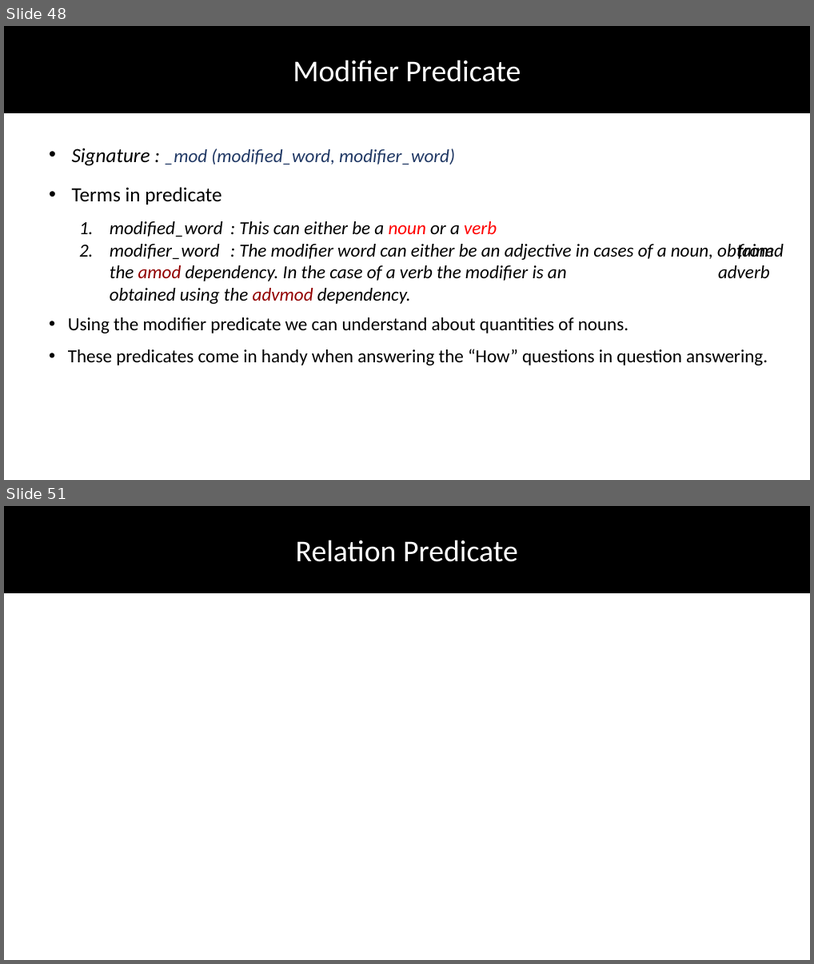
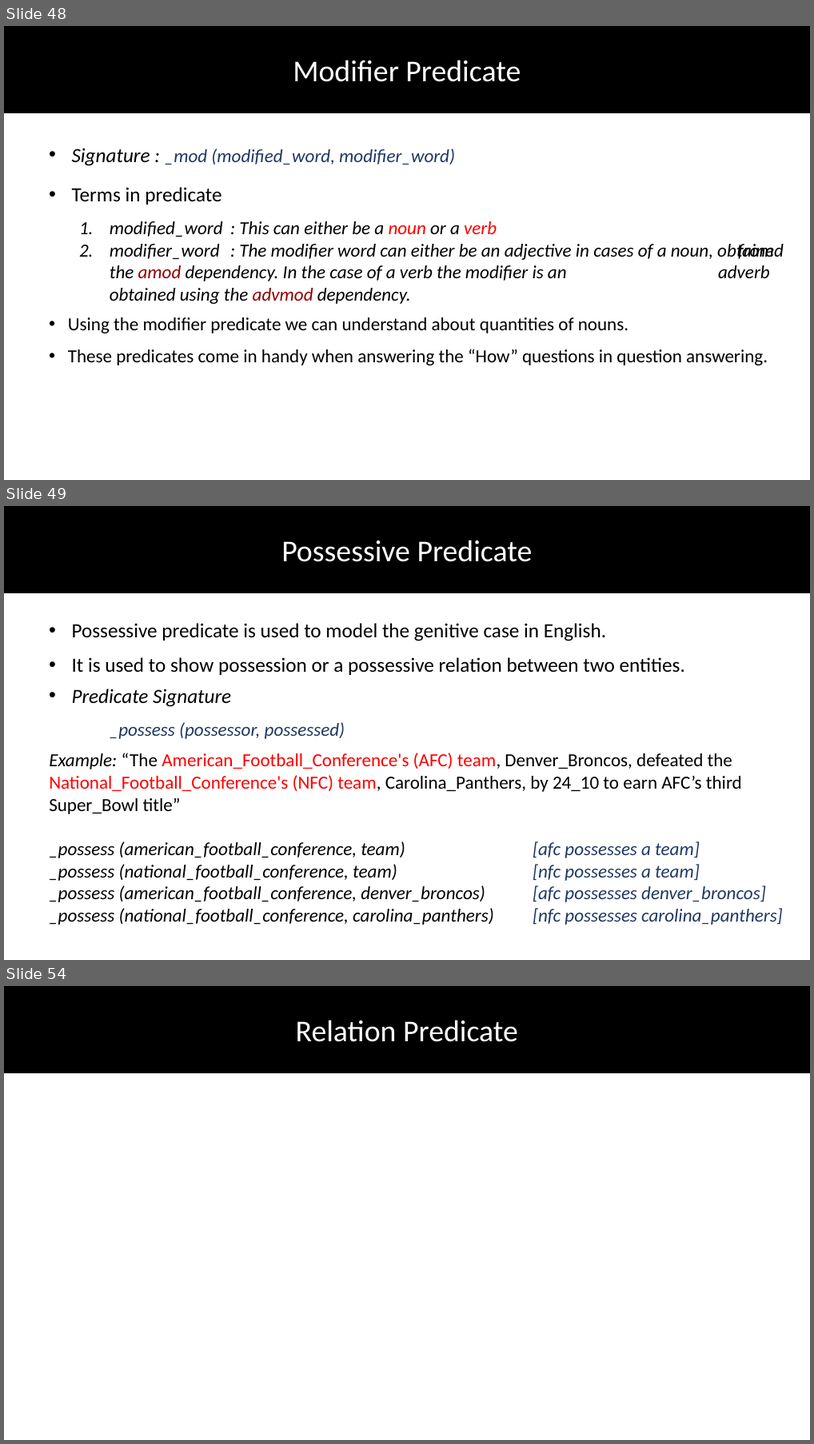
Before and after one commit to DhruvaPendharkar/thesis-project, a slide deck: Notes/ThesisPresentation.pptx. Shown one above the other, each under a label of ours: slides 48 and 51 before the commit, slides 48, 49 and 54 after it; the slides between them are not shown. The pictures are 814x964 and 814x1444 pixels, drawn with LibreOffice and Linux fonts; fonts in the diff are those of the drawing. Boxes give left, top, right and bottom in pixels: in the first picture for what was removed or moved away, otherwise in the second. Text is boxed around its words. In the diff, an @@ line names an element or a change of style, - is before the commit and + after.

```diff
--- a/Notes/ThesisPresentation.pptx
+++ b/Notes/ThesisPresentation.pptx
@@ slide 49 added at bbox=[4, 506, 810, 960], background #FFFFFF @@
@@ rectangle added at bbox=[4, 506, 810, 592], fill #000000, outline #000000 1 pt @@
@@ text added at bbox=[282, 540, 533, 562], 36 pt, text #FFFFFF @@
+Possessive Predicate
@@ text added at bbox=[72, 623, 686, 675], 24 pt, text #000000 @@
+• Possessive predicate is used to model the genitive case in English.
+• It is used to show possession or a possessive relation between two entities.
@@ text added at bbox=[72, 688, 345, 739], 22 pt, text #203864, italic @@
+• Predicate Signature
+_possess (possessor, possessed)
@@ text added at bbox=[49, 752, 783, 924], 22 pt, text #000000, italic @@
+Example: “The American_Football_Conference's (AFC) team, Denver_Broncos, defeated the National_Football_Conference's (NFC) team, Carolina_Panthers, by 24_10 to earn AFC’s third Super_Bowl title”
+_possess (american_football_conference, team) [afc possesses a team]
+_possess (national_football_conference, team) [nfc possesses a team]
+_possess (american_football_conference, denver_broncos) [afc possesses denver_broncos]
+_possess (national_football_conference, carolina_panthers) [nfc possesses carolina_panthers]
@@ what was slide 51 is now slide 54 @@
```
Also in this commit, not shown: 1 slide changed, 14 other slides added, 2 slides removed.
